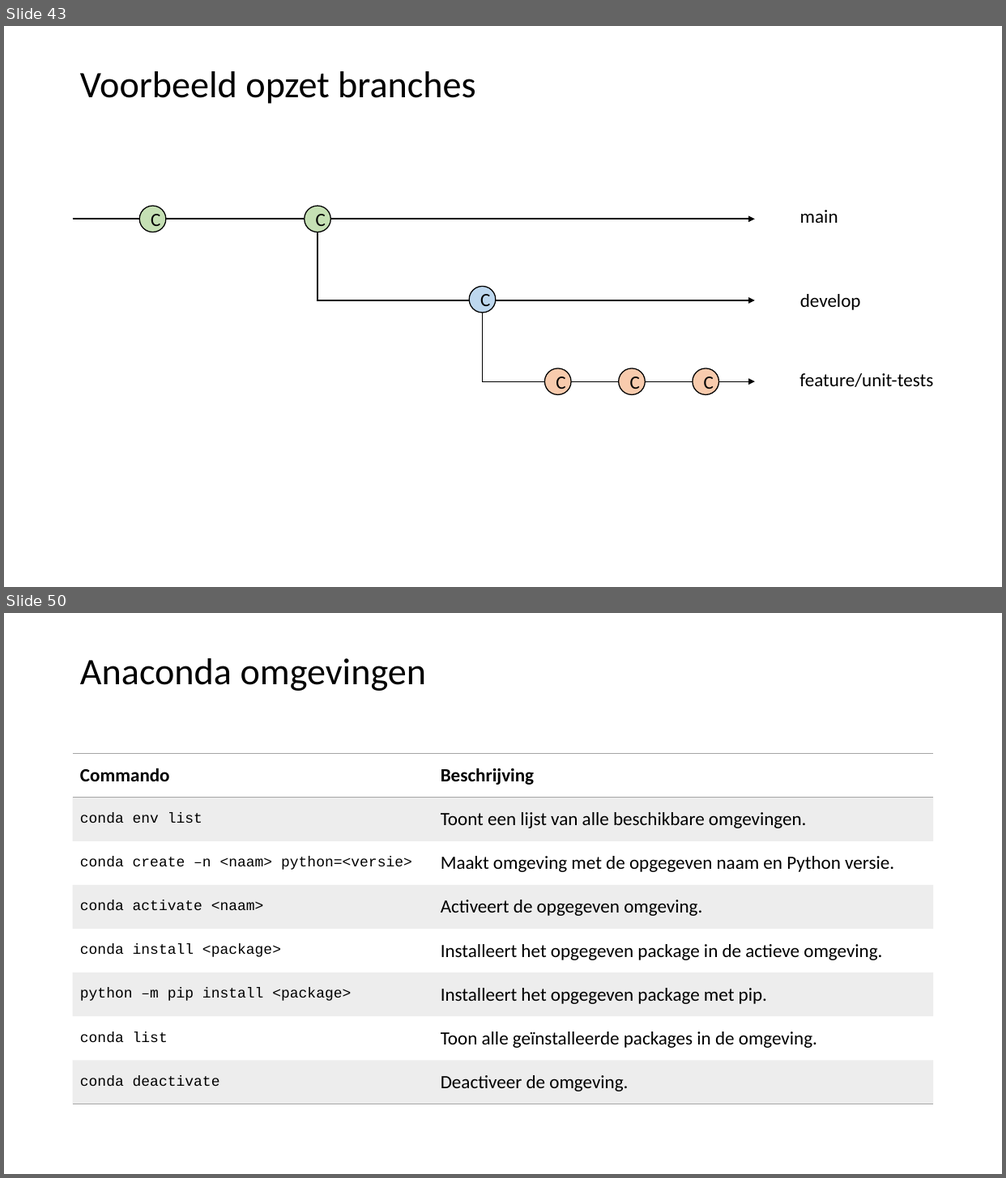
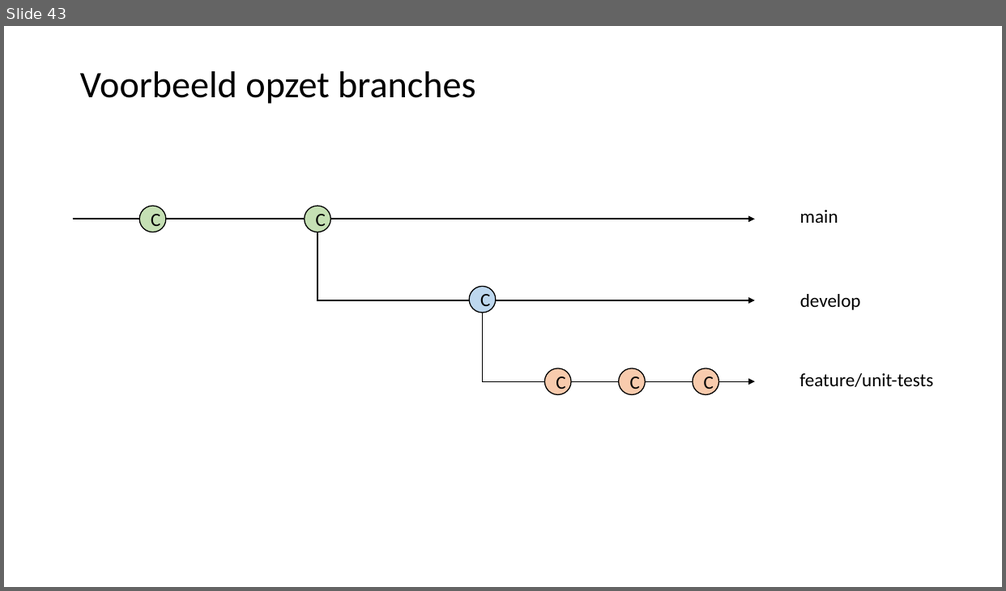
Before and after one commit to LFKoning/knowledge-sharing, a slide deck: git_course/1_basics/git_basic.pptx. Shown one above the other, each under a label of ours: slides 43 and 50 before the commit, slide 43 after it; the slides between them are not shown. The pictures are 1006x1178 and 1006x591 pixels, drawn with LibreOffice and Linux fonts; fonts in the diff are those of the drawing. Boxes give left, top, right and bottom in pixels: in the first picture for what was removed or moved away, otherwise in the second. Text is boxed around its words. In the diff, an @@ line names an element or a change of style, - is before the commit and + after.

```diff
--- a/git_course/1_basics/git_basic.pptx
+++ b/git_course/1_basics/git_basic.pptx
@@ slide 50 removed at <box>4,613,1002,1174</box>, background #FFFFFF @@
@@ title removed at <box>80,658,427,691</box> @@
-Anaconda omgevingen
@@ table removed at <box>73,754,934,1105</box>, 8 rows, 2 columns @@
-Commando | Beschrijving
-conda env list | Toont een lijst van alle beschikbare omgevingen.
-conda create –n <naam> python=<versie> | Maakt omgeving met de opgegeven naam en Python versie.
-conda activate <naam> | Activeert de opgegeven omgeving.
-conda install <package> | Installeert het opgegeven package in de actieve omgeving.
-python –m pip install <package> | Installeert het opgegeven package met pip.
-conda list | Toon alle geïnstalleerde packages in de omgeving.
-conda deactivate | Deactiveer de omgeving.
```
Also in this commit, not shown: 2 slides changed, 6 slides added, 5 other slides removed, 3 other files.
